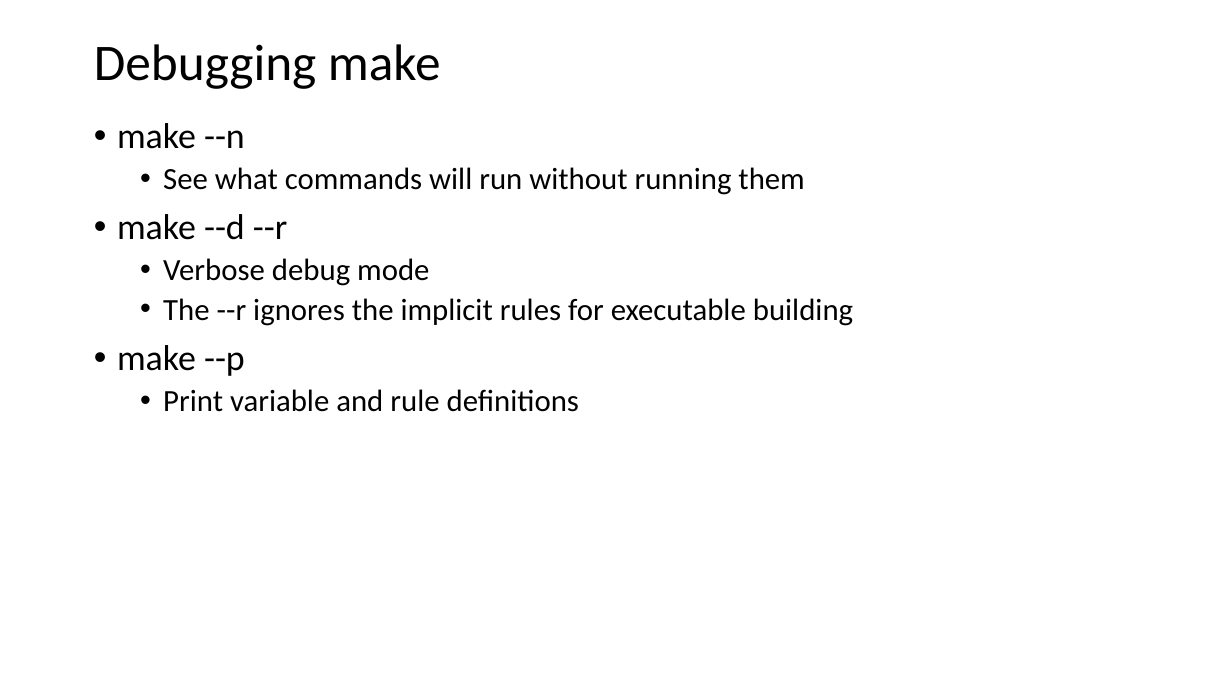
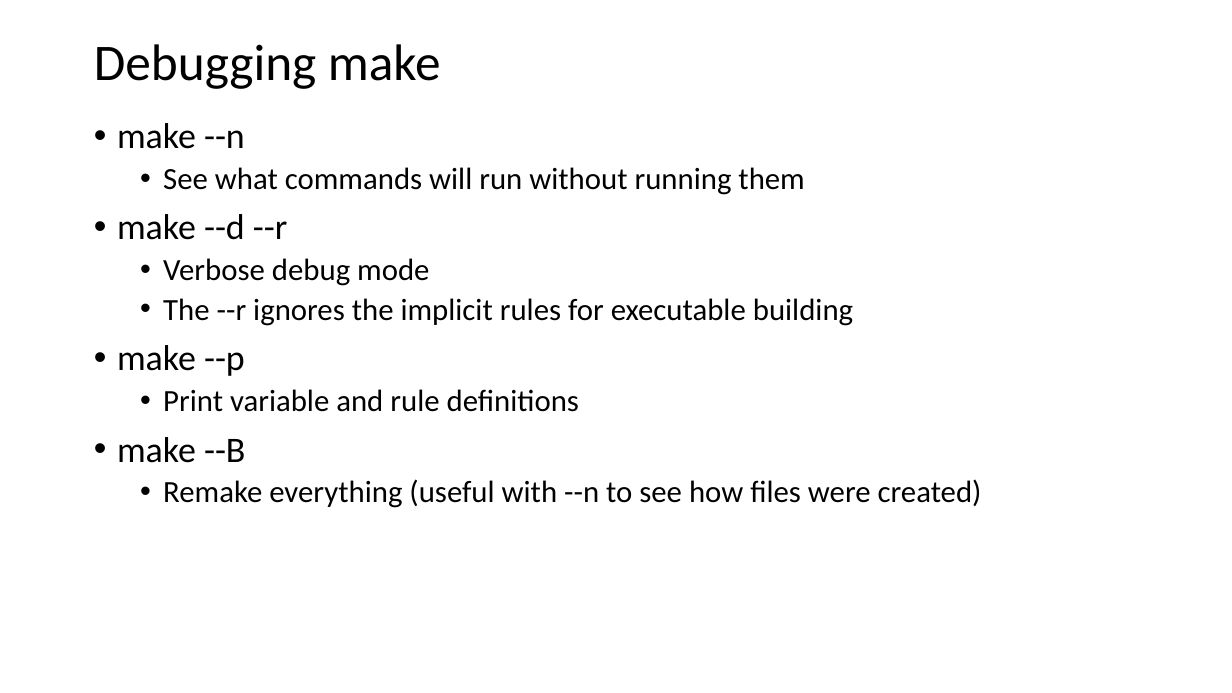
Before and after one commit to welchr/csg-snakemake, a slide deck: slide 18 of materials/tech_talk_snakemake_20170726.pptx. Drawn at 1232x693 pixels with LibreOffice and Linux fonts; fonts in the diff are those of the drawing. Boxes give left, top, right and bottom in pixels: in the first picture for what was removed or moved away, otherwise in the second. Text is boxed around its words. In the diff, an @@ line names an element or a change of style, - is before the commit and + after.

Commit message:
Updated make slides

```diff
--- a/materials/tech_talk_snakemake_20170726.pptx
+++ b/materials/tech_talk_snakemake_20170726.pptx
@@ text at bbox=[117, 437, 982, 508]: paragraphs added @@
+• make --B
+  • Remake everything (useful with --n to see how files were created)
```
Also in this commit, not shown: 1 slide added.
